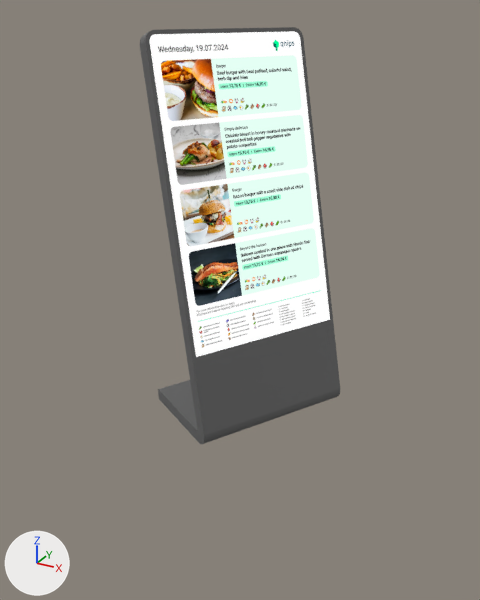
Before and after pictures for a commit that changed the glTF model model/Stele_animated.glb.
Before and after are seen from a 50 mm lens placed at (1.21, -2.31, 1.19), pointed at (-0.06, -0.01, 0.04). Arrows for +X, +Y and +Z are at lower left; the lights stay in place. Where no turn or scale is listed for an object, it has been applied to the vertices.
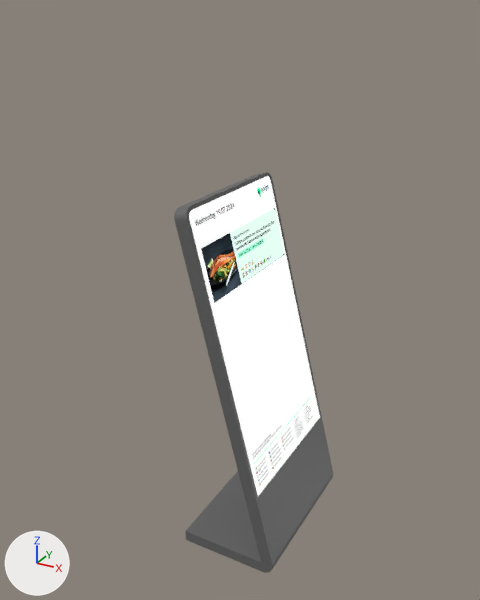
Edits to the bpy script that builds the scene:
```text
Add img_frame_empty:
    img_frame_empty = load_image('frame_empty', '_unpacked/frame_empty', 4320, 7680, 'sRGB')
Add img_menu1:
    img_menu1 = load_image('Menu1', '_unpacked/Menu1', 980, 341, 'sRGB')
Change mat_kundenstopper_screen:
    where n2 = _N.new('ShaderNodeTexImage'); n2.name = 'Image Texture'
    n2.image: img_timeline_1 -> img_frame_empty
Add mat_menu1:
    mat_menu1 = bpy.data.materials.new('Menu1')
    # colours: black #000000
    # uses the picture img_menu1
Add me_menu1:
    me_menu1.from_pydata(...)  # 4 vertices, 2 faces; spans x -0.027..0.027, y -0.313..0.313, z -0.105..0.105
    me_menu1.materials.append(mat_menu1)
Change ob_cube_001:
    ob_cube_001.rotation_euler: (0.0, 0.0, -0.524) -> (0.0, 0.0, 0.0)  # degrees (0, 0, -30) -> degrees (0, 0, 0)
    ob_cube_001.location: (-0.08, 0.046, 0.594) -> (0.0, 0.0, 0.0)
Add ob_menu1:
    ob_menu1 = bpy.data.objects.new('Menu1', me_menu1)
    ob_menu1.location = (-0.027, 0.0, 0.262)
```

Where the change shows, as pixel boxes [x1, y1, x2, y2] in the pictures (480 x 600 px):
'Cube.001', surface changed, moved, turned: before [140, 27, 340, 444]; after [174, 172, 333, 573]
'Menu1', added: after [201, 208, 284, 303]
